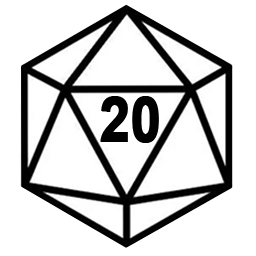
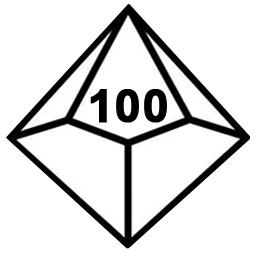
Layered file, before and after one edit (256px x 256px). Changes by layer:
showed group "Group 3" (2 layers) over [6,3,251,249]
renamed "10" to "100", painted on it over [90,79,167,124]
hid group "Group 1" (2 layers) over [20,4,233,248]
